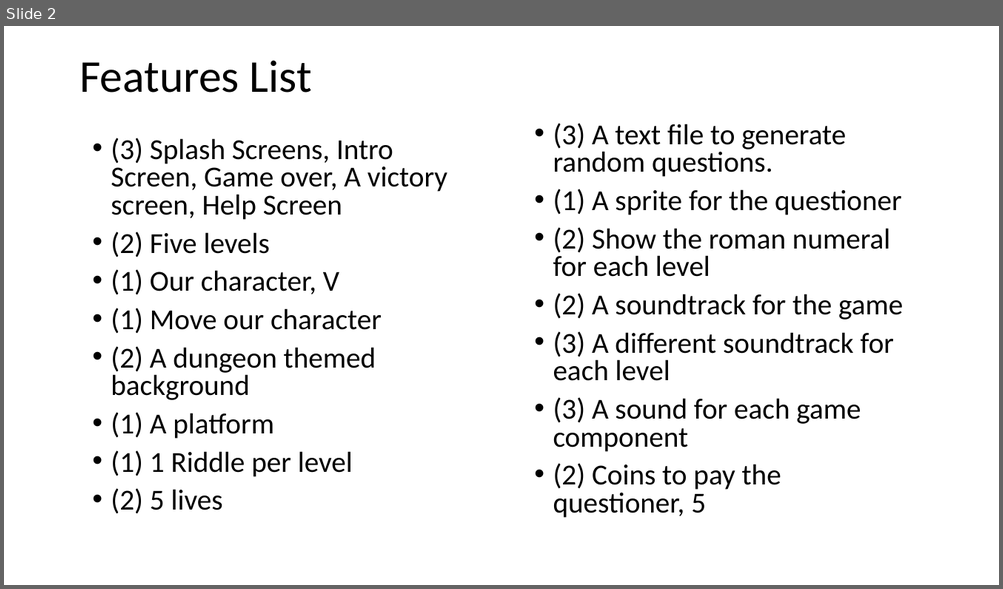
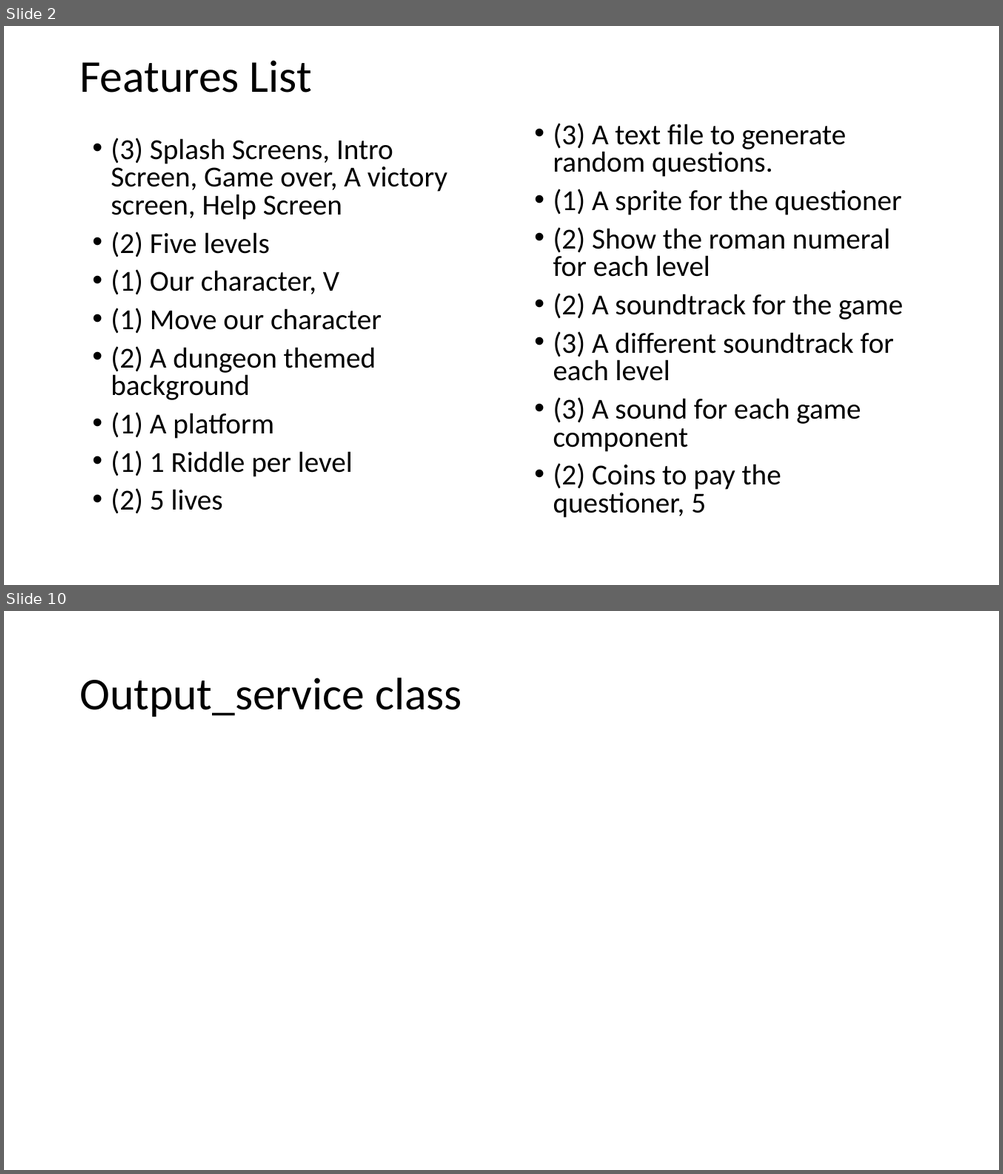
Before and after one commit to joshwassum/team5_final, a slide deck: docs/The Heroic V (Five).pptx. Shown one above the other, each under a label of ours: slide 2 before the commit, slides 2 and 10 after it; the slides between them are not shown. The pictures are 1003x589 and 1003x1174 pixels, drawn with LibreOffice and Linux fonts; fonts in the diff are those of the drawing. Boxes give left, top, right and bottom in pixels: in the first picture for what was removed or moved away, otherwise in the second. Text is boxed around its words. In the diff, an @@ line names an element or a change of style, - is before the commit and + after.

```diff
--- a/docs/The Heroic V (Five).pptx
+++ b/docs/The Heroic V (Five).pptx
@@ slide 10 added at bbox=[4, 611, 999, 1170], background #FFFFFF @@
@@ title added at bbox=[79, 678, 462, 717], 44 pt, text #000000 @@
+Output_service class
```
Also in this commit, not shown: 8 other slides added, 1 other file.
